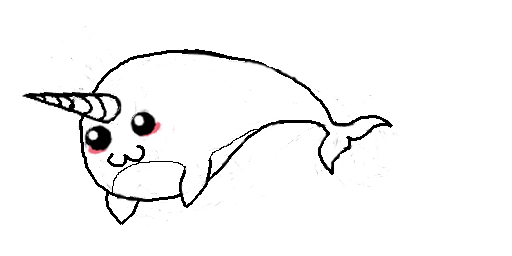
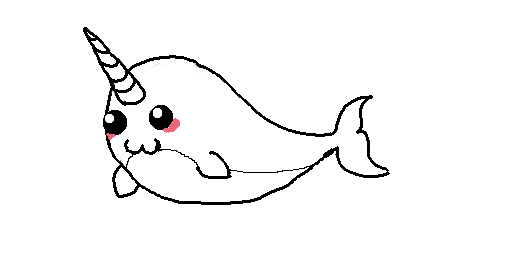
Two versions of the same layered image (512x256). Layer-by-layer changes:
hid "trans5" over [left=22, top=26, right=398, bottom=228]
showed "up" over [left=83, top=27, right=390, bottom=205]
